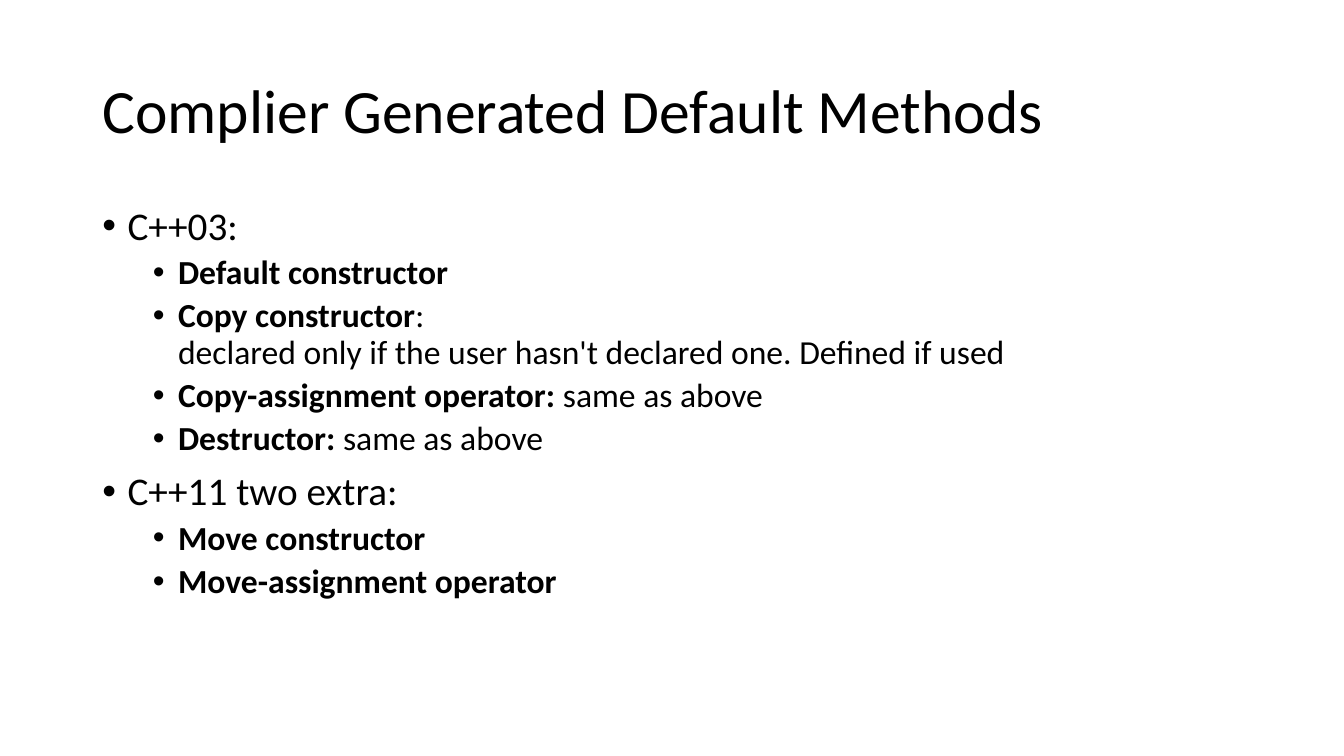
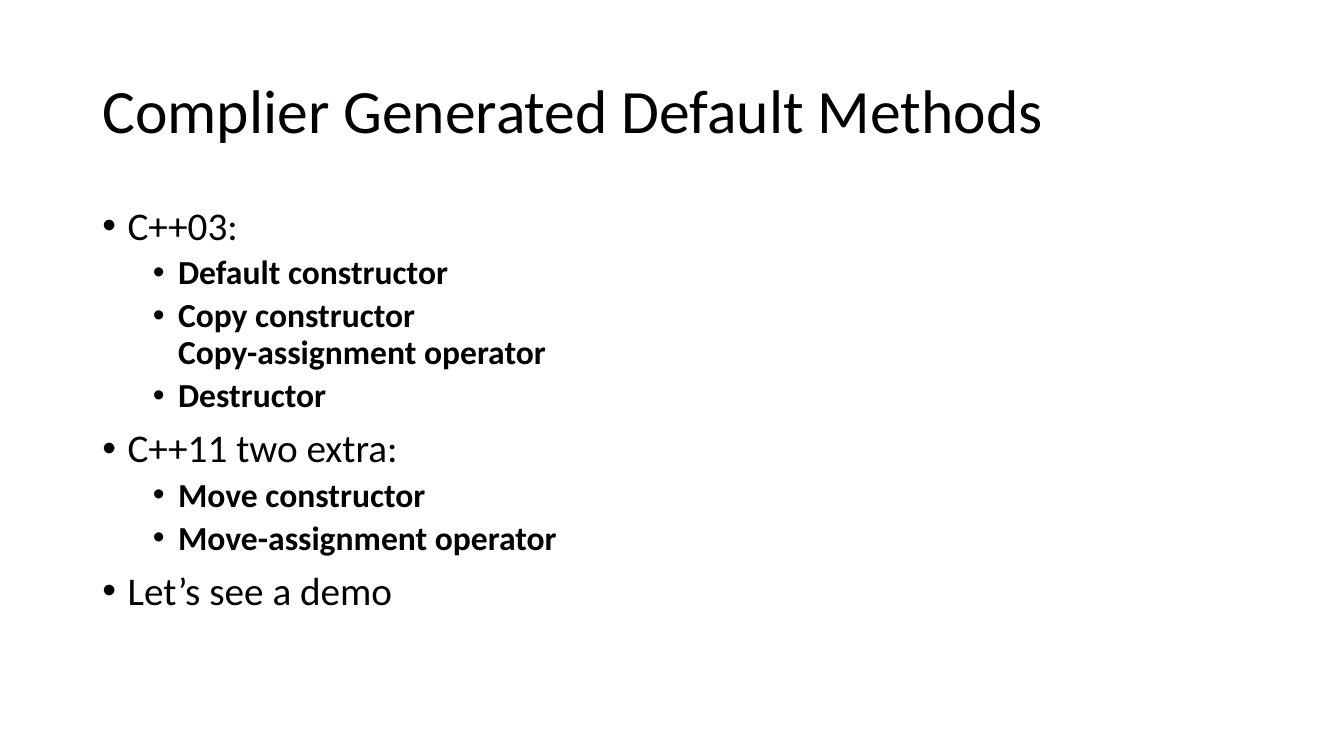
Before and after one commit to winniegy/MyPublic, a slide deck: slide 5 of cppTechniques/C++ Techniques 01.pptx. Drawn at 1344x756 pixels with LibreOffice and Linux fonts; fonts in the diff are those of the drawing. Boxes give left, top, right and bottom in pixels: in the first picture for what was removed or moved away, otherwise in the second. Text is boxed around its words. In the diff, an @@ line names an element or a change of style, - is before the commit and + after.

```diff
--- a/cppTechniques/C++ Techniques 01.pptx
+++ b/cppTechniques/C++ Techniques 01.pptx
@@ text at [178,305,546,408]: text changed; bold on @@
-  • Copy constructor:
-    declared only if the user hasn't declared one. Defined if used
-  • Copy-assignment operator: same as above
-  • Destructor: same as above
+  • Copy constructor
+    Copy-assignment operator
+  • Destructor
@@ text at [128,577,392,606]: paragraph added @@
+• Let’s see a demo
```
Also in this commit, not shown: 2 other slides changed, 28 slides added, 21 other files.
